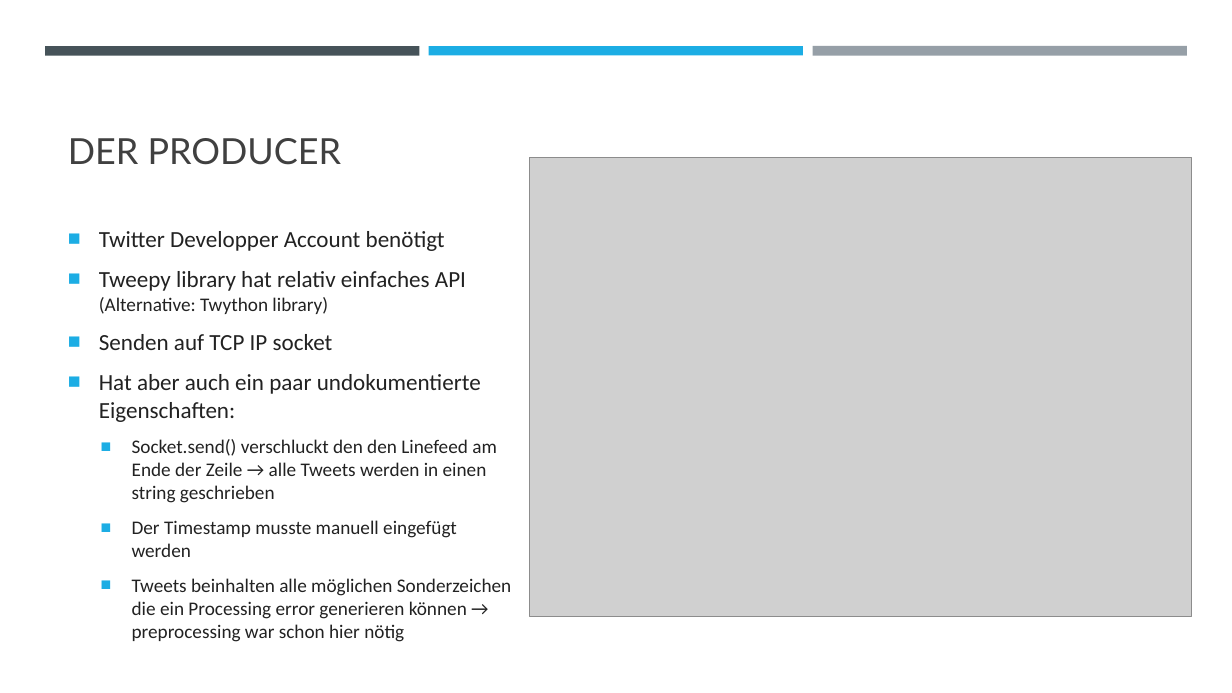
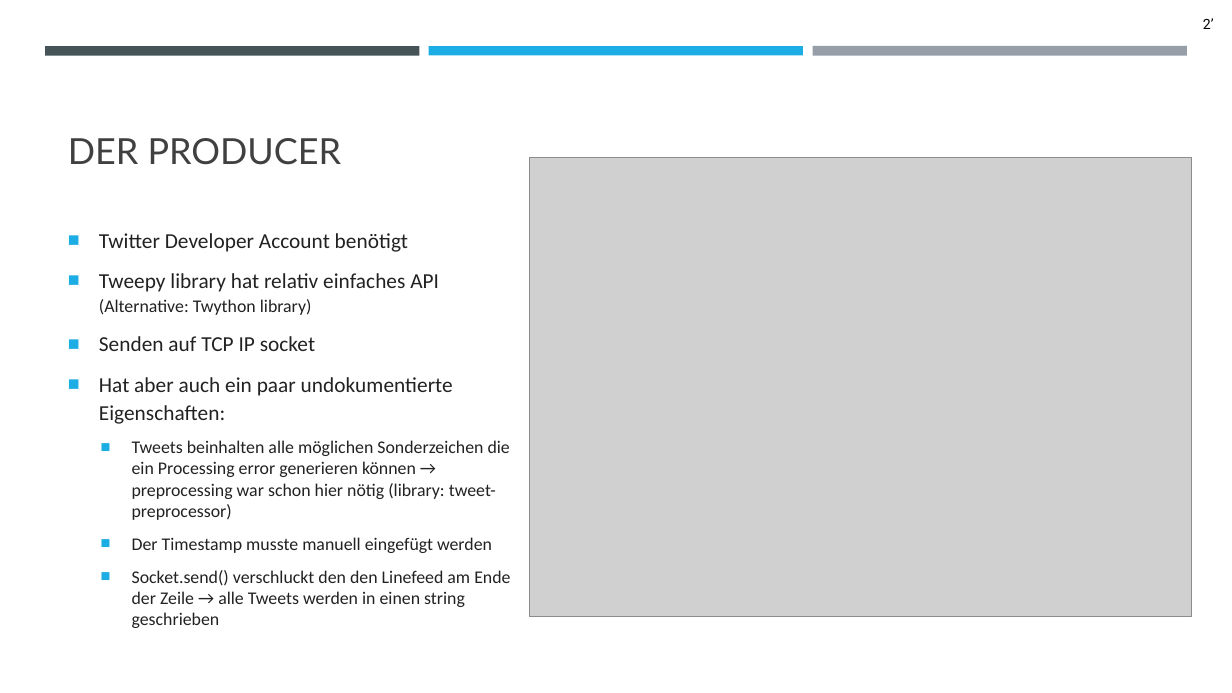
Before and after one commit to alexweltgeist/twitter_bitcoin, a slide deck: slide 10 of BitcoinPreisundTweets_v03.pptx. Drawn at 1232x693 pixels with LibreOffice and Linux fonts; fonts in the diff are those of the drawing; grey boxes stand for pictures. Boxes give left, top, right and bottom in pixels: in the first picture for what was removed or moved away, otherwise in the second. Text is boxed around its words. In the diff, an @@ line names an element or a change of style, - is before the commit and + after.

```diff
--- a/BitcoinPreisundTweets_v03.pptx
+++ b/BitcoinPreisundTweets_v03.pptx
@@ text added at [1203,18,1214,29], 11 pt, text #000000 @@
+2’
@@ text at [99,233,408,252]: text changed; size 18 to 16.6 pt @@
-■ Twitter Developper Account benötigt
+■ Twitter Developer Account benötigt
@@ text at [99,273,510,628]: size 18 to 16.6 pt in "Tweepy library hat relativ einfaches API", "Senden auf TCP IP socket", "Hat aber auch ein paar undokumentierte Eigenschaften:"; size 15 to 13.9 pt in "(Alternative: Twython library)", "Socket.send() verschluckt den den Linefeed am Ende ..."; line spacing 1 to 1.1 @@
@@ text at [132,440,510,553]: paragraphs added @@
+  ■ Tweets beinhalten alle möglichen Sonderzeichen die ein Processing error generieren können → preprocessing war schon hier nötig (library: tweet-preprocessor)
+  ■ Der Timestamp musste manuell eingefügt werden
@@ text at [132,520,511,642]: paragraphs removed @@
-  ■ Der Timestamp musste manuell eingefügt werden
-  ■ Tweets beinhalten alle möglichen Sonderzeichen die ein Processing error generieren können → preprocessing war schon hier nötig
```
Also in this commit, not shown: 9 other slides changed.
